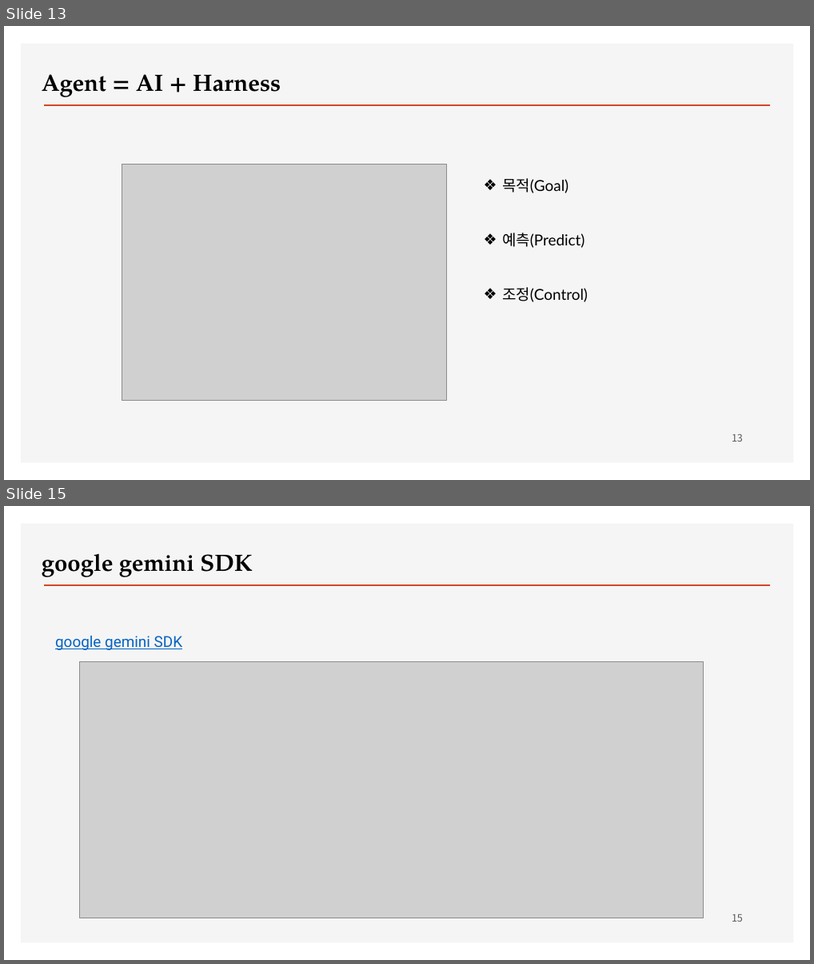
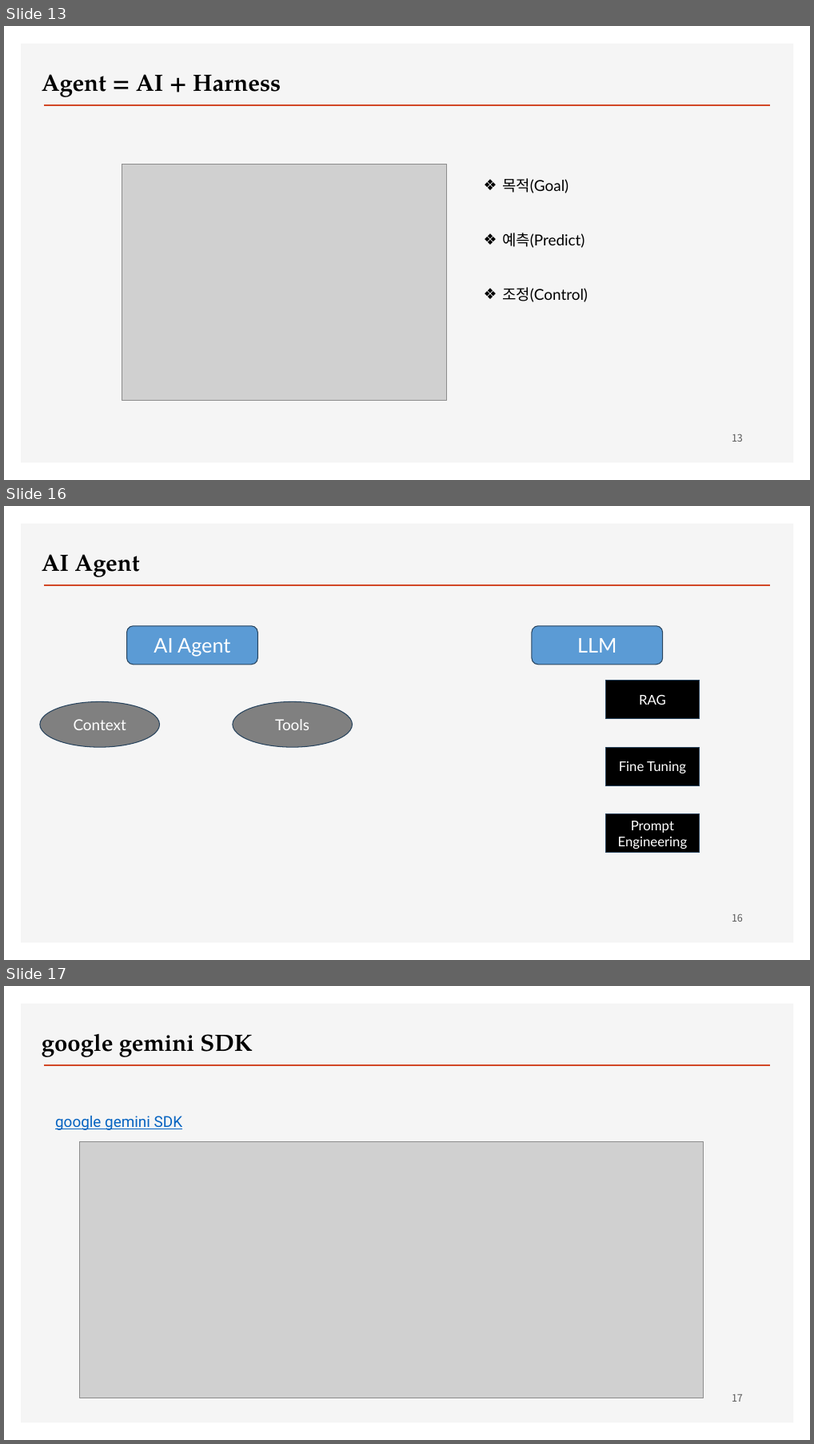
Before and after one commit to ancestor9/2026_Fall_Workflow-with-AI-Agent, a slide deck: 01_Workflow with AI Agent.pptx. Shown one above the other, each under a label of ours: slides 13 and 15 before the commit, slides 13, 16 and 17 after it; the slides between them are not shown. The pictures are 814x964 and 814x1444 pixels, drawn with LibreOffice and Linux fonts; fonts in the diff are those of the drawing; grey boxes stand for pictures; background and template pictures are left out. Boxes give left, top, right and bottom in pixels: in the first picture for what was removed or moved away, otherwise in the second. Text is boxed around its words. In the diff, an @@ line names an element or a change of style, - is before the commit and + after.

```diff
--- a/01_Workflow with AI Agent.pptx
+++ b/01_Workflow with AI Agent.pptx
@@ slide 16 added at [4, 506, 810, 960], background #FFFFFF; not listed: 2 template elements that a slide beside it also shows @@
@@ text added at [42, 554, 139, 577], 28 pt, text #000000, bold @@
+AI Agent
@@ rounded rectangle added at [127, 626, 258, 664], fill #5B9BD5, outline #28445D 1 pt, 24 pt, text #FFFFFF @@
+AI Agent
@@ rounded rectangle added at [532, 626, 663, 664], fill #5B9BD5, outline #28445D 1 pt, 24 pt, text #FFFFFF @@
+LLM
@@ rectangle added at [606, 680, 700, 719], fill #000000, outline #28445D 1 pt, 16 pt, text #FFFFFF @@
+RAG
@@ ellipse added at [40, 701, 159, 747], fill #808080, outline #28445D 1 pt, 18 pt, text #FFFFFF @@
+Context
@@ ellipse added at [233, 701, 353, 747], fill #808080, outline #28445D 1 pt, 18 pt, text #FFFFFF @@
+Tools
@@ rectangle added at [606, 747, 700, 785], fill #000000, outline #28445D 1 pt, 16 pt, text #FFFFFF @@
+Fine Tuning
@@ rectangle added at [606, 814, 700, 852], fill #000000, outline #28445D 1 pt, 16 pt, text #FFFFFF @@
+Prompt Engineering
@@ page number added at [732, 913, 743, 921], 12 pt, text #595959 @@
+16
@@ what was slide 15 is now slide 17 @@
@@ page number at [732, 1394, 743, 1401]: text changed @@
-15
+17
```
Also in this commit, not shown: 1 other slide added.
